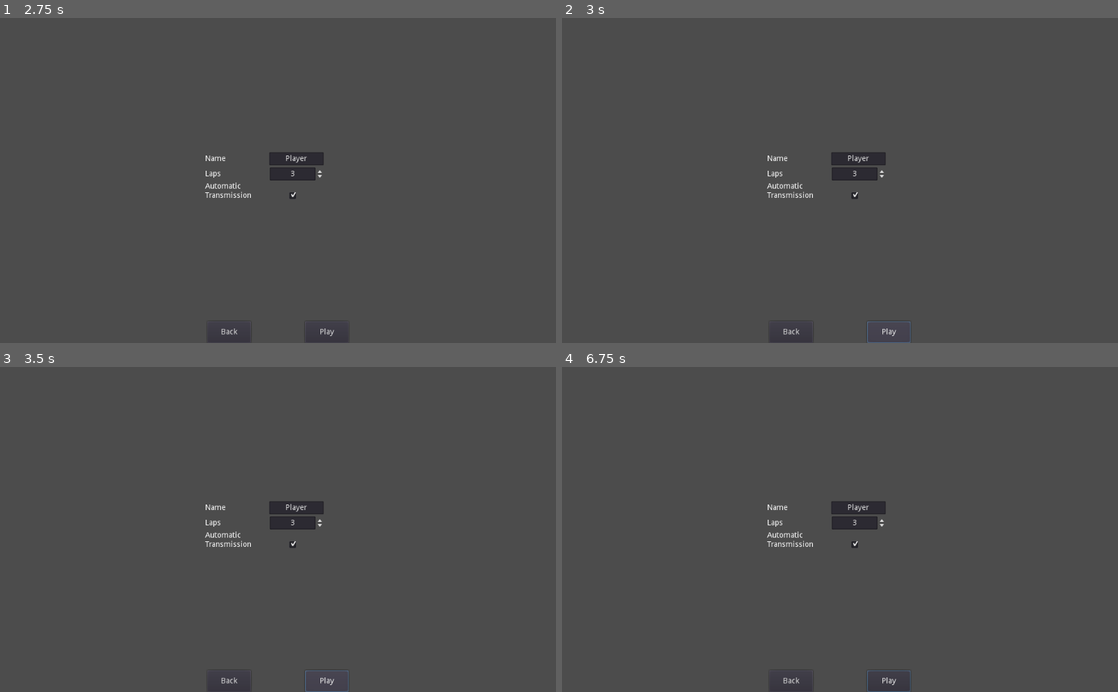
Above: before the commit, frames 1-4 (two rows, left to right).
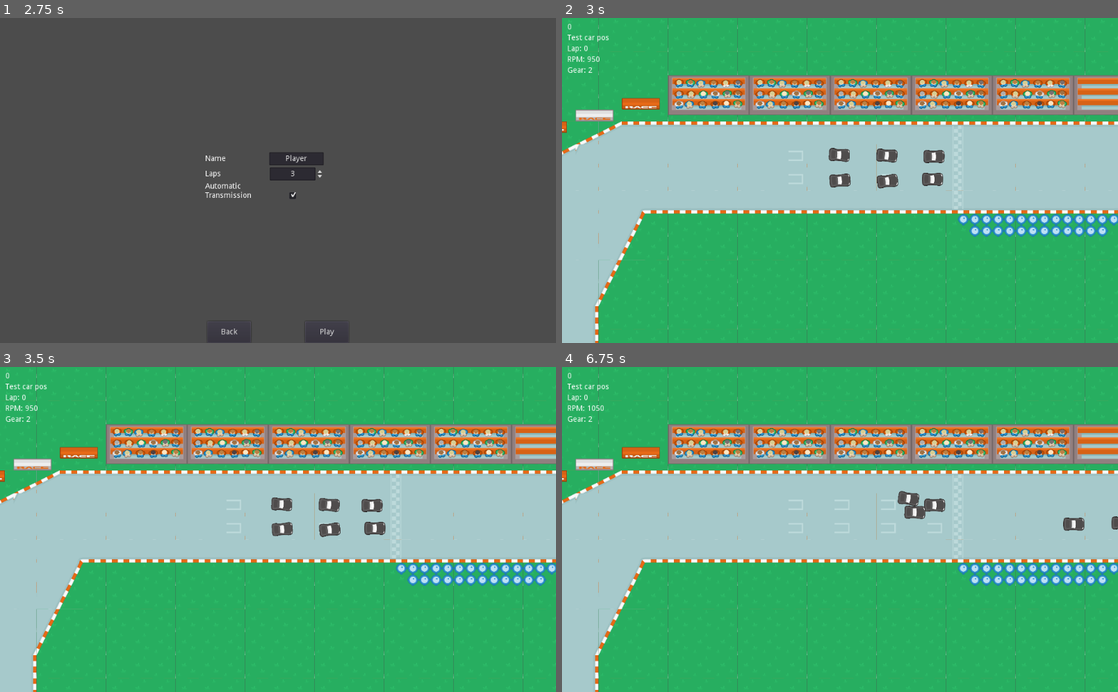
Above: after the commit, the same moments.

Repository: juancitortiz/gran-turrismo
Game: Godot game, scene res://scenes/Menu.tscn
Same seed, same stepped clock (60 frames per second), same inputs: the game is played once before the commit and once after it.
Inputs (mouse positions are in pixels of both pictures, inside the frame that each line leads up to):
- Up to frame 1 (2.75 s): click "Options" at 0.5 s; click "Save and Back" at 1.25 s; click "Start" at 2 s
- Up to frame 2 (3 s): click "Play" at 2.75 s
- Up to frame 3 (3.5 s): no input
- Up to frame 4 (6.75 s): click (890, 682) at 3.5 s, where only the run before the commit has a clickable "Play"; click (873, 545) at 4.27 s; move the mouse to (962, 513) at 5.02 s; hold Right (ui_right) 5.03-5.78 s; tap Space (ui_select) at 5.27, 6.02 s; move the mouse to (728, 545) at 5.77 s; hold Down (ui_down) 5.78-6.53 s; move the mouse to (895, 458) at 6.52 s; hold Right (ui_right) from 6.53 s (still down)

Frame 1 is identical in both runs. In frame 2, 99% of the frame differs, in the area x 0-100%, y 0-100%; in frame 3, 99%; in frame 4, 99%.

Commit message:
Added pause menu in-game

Diff:
--- a/scenes/ControlUI.tscn
+++ b/scenes/ControlUI.tscn
@@ -1,7 +1,7 @@
 [gd_scene load_steps=4 format=2]
 
 [ext_resource path="res://scripts/ControlUI.gd" type="Script" id=1]
-[ext_resource path="res://IGNORAR/valores car.png" type="Texture" id=2]
+[ext_resource path="res://assets/MenuPause/background.png" type="Texture" id=2]
 [ext_resource path="res://scripts/PauseCanvasLayer.gd" type="Script" id=3]
 
 [node name="Control UI" type="Control"]
@@ -83,33 +83,64 @@
 script = ExtResource( 3 )
 
 [node name="PausePopup" type="Popup" parent="PauseCanvasLayer"]
-anchor_left = 0.5
-anchor_top = 0.5
-anchor_right = 0.5
-anchor_bottom = 0.5
-margin_left = -20.0
-margin_top = -20.0
-margin_right = 20.0
-margin_bottom = 20.0
+anchor_right = 1.0
+anchor_bottom = 1.0
 __meta__ = {
 "_edit_use_anchors_": false
 }
 
 [node name="TextureRect" type="TextureRect" parent="PauseCanvasLayer/PausePopup"]
+modulate = Color( 1, 1, 1, 0.588235 )
+anchor_right = 1.0
+anchor_bottom = 1.0
+texture = ExtResource( 2 )
+expand = true
+__meta__ = {
+"_edit_use_anchors_": false
+}
+
+[node name="VBoxContainer" type="VBoxContainer" parent="PauseCanvasLayer/PausePopup/TextureRect"]
 anchor_left = 0.5
 anchor_top = 0.5
 anchor_right = 0.5
 anchor_bottom = 0.5
-margin_left = -397.0
-margin_top = -186.5
-margin_right = 397.0
-margin_bottom = 186.5
-texture = ExtResource( 2 )
+margin_left = -30.5
+margin_top = -24.0
+margin_right = 30.5
+margin_bottom = 24.0
 __meta__ = {
 "_edit_use_anchors_": false
 }
 
-[node name="Label" type="Label" parent="PauseCanvasLayer/PausePopup"]
-margin_right = 40.0
-margin_bottom = 14.0
-text = "Test pause"
+[node name="Label" type="Label" parent="PauseCanvasLayer/PausePopup/TextureRect/VBoxContainer"]
+margin_right = 69.0
+margin_bottom = 48.0
+text = "
+On Pause
+"
+align = 1
+__meta__ = {
+"_edit_use_anchors_": false
+}
+
+[node name="ContinueBtn" type="Button" parent="PauseCanvasLayer/PausePopup/TextureRect/VBoxContainer"]
+margin_top = 52.0
+margin_right = 69.0
+margin_bottom = 72.0
+text = "Continue"
+
+[node name="OptionsBtn" type="Button" parent="PauseCanvasLayer/PausePopup/TextureRect/VBoxContainer"]
+margin_top = 76.0
+margin_right = 69.0
+margin_bottom = 96.0
+text = "Options"
+
+[node name="ExitBtn" type="Button" parent="PauseCanvasLayer/PausePopup/TextureRect/VBoxContainer"]
+margin_top = 100.0
+margin_right = 69.0
+margin_bottom = 120.0
+text = "Exit"
+
+[connection signal="pressed" from="PauseCanvasLayer/PausePopup/TextureRect/VBoxContainer/ContinueBtn" to="PauseCanvasLayer" method="_on_ContinueBtn_pressed"]
+[connection signal="pressed" from="PauseCanvasLayer/PausePopup/TextureRect/VBoxContainer/OptionsBtn" to="PauseCanvasLayer" method="_on_OptionsBtn_pressed"]
+[connection signal="pressed" from="PauseCanvasLayer/PausePopup/TextureRect/VBoxContainer/ExitBtn" to="PauseCanvasLayer" method="_on_ExitBtn_pressed"]
--- a/scripts/PauseCanvasLayer.gd
+++ b/scripts/PauseCanvasLayer.gd
@@ -4,10 +4,27 @@
 func _ready():
 	pass
 
-func _input(event):
+func _input(_event):
 	if (Input.is_action_pressed("ui_cancel")):
 		get_tree().paused = !get_tree().paused
 		if get_tree().paused:
 			$PausePopup.show()
 		elif !get_tree().paused:
 			$PausePopup.hide()
+
+
+func _on_ContinueBtn_pressed():
+	print("(ControlUI) Continue")
+	get_tree().paused = !get_tree().paused
+	$PausePopup.hide()
+
+
+func _on_OptionsBtn_pressed():
+	print("(ControlUI) Options")
+	pass # Replace with function body.
+
+
+func _on_ExitBtn_pressed():
+	print("(ControlUI) Exit Menu")
+	get_tree().paused = !get_tree().paused
+	get_tree().change_scene("res://scenes/Menu.tscn")
Binary file added: assets/MenuPause/background.png
Not shown, added: assets/MenuPause/background.png.import
Not shown, changed: .gitignore
